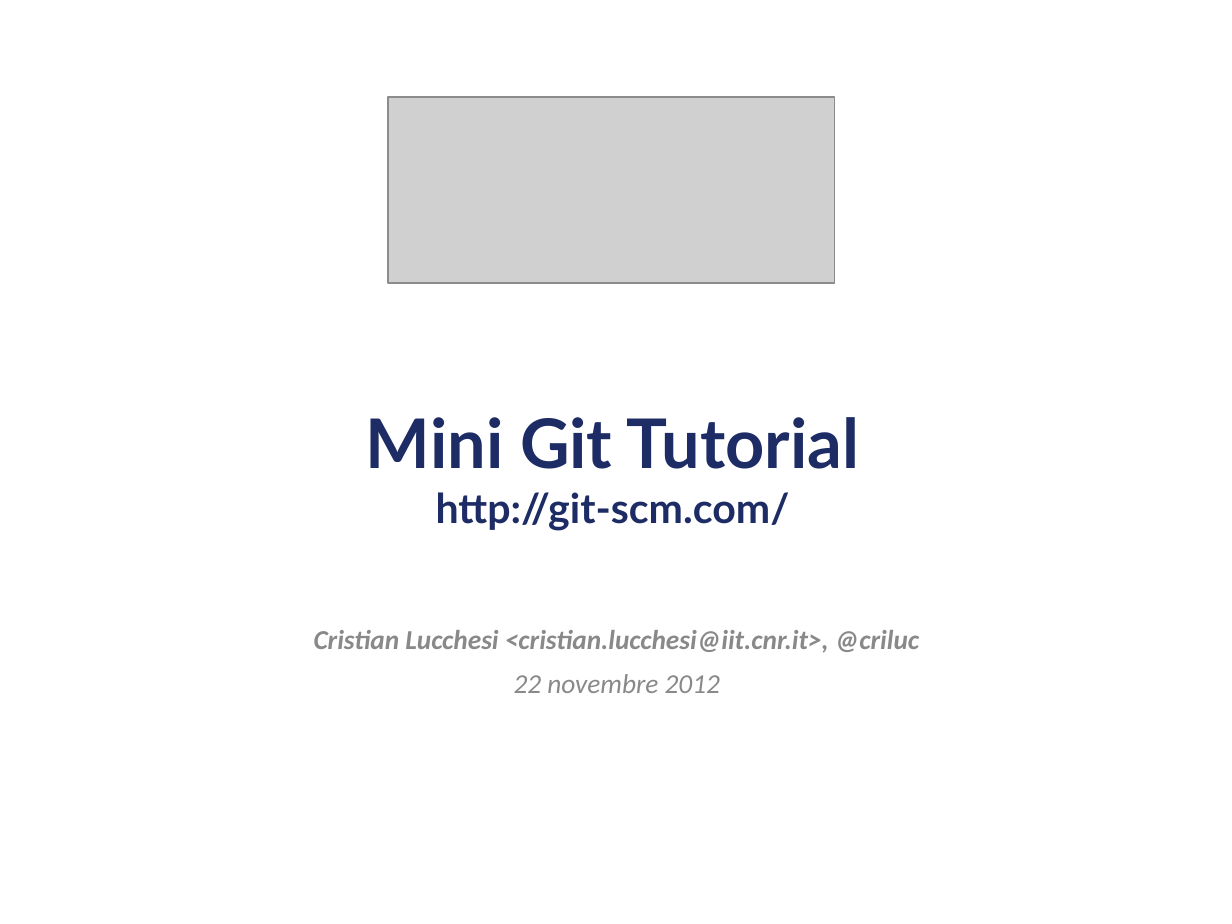
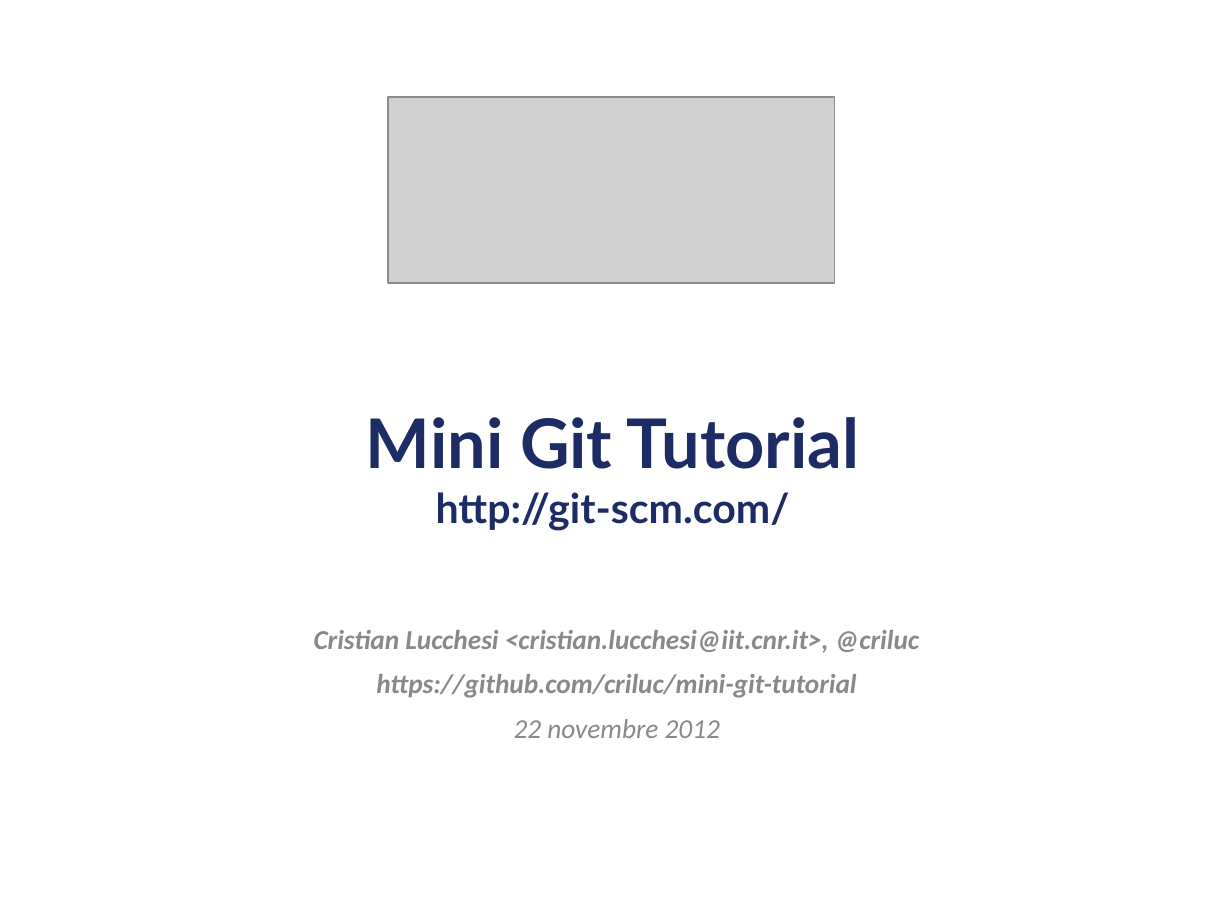
Before and after one commit to criluc/mini-git-tutorial, a slide deck: slide 1 of miniGitTutorial-12-2012.odp. Drawn at 1232x924 pixels with LibreOffice and Linux fonts; fonts in the diff are those of the drawing; grey boxes stand for pictures; background and template pictures are left out. Boxes give left, top, right and bottom in pixels: in the first picture for what was removed or moved away, otherwise in the second. Text is boxed around its words. In the diff, an @@ line names an element or a change of style, - is before the commit and + after.

```diff
--- a/miniGitTutorial-12-2012.odp
+++ b/miniGitTutorial-12-2012.odp
@@ text at bbox=[376, 674, 856, 698]: paragraph added @@
+https://github.com/criluc/mini-git-tutorial
```
Also in this commit, not shown: 4 other slides changed, 20 slides added.
